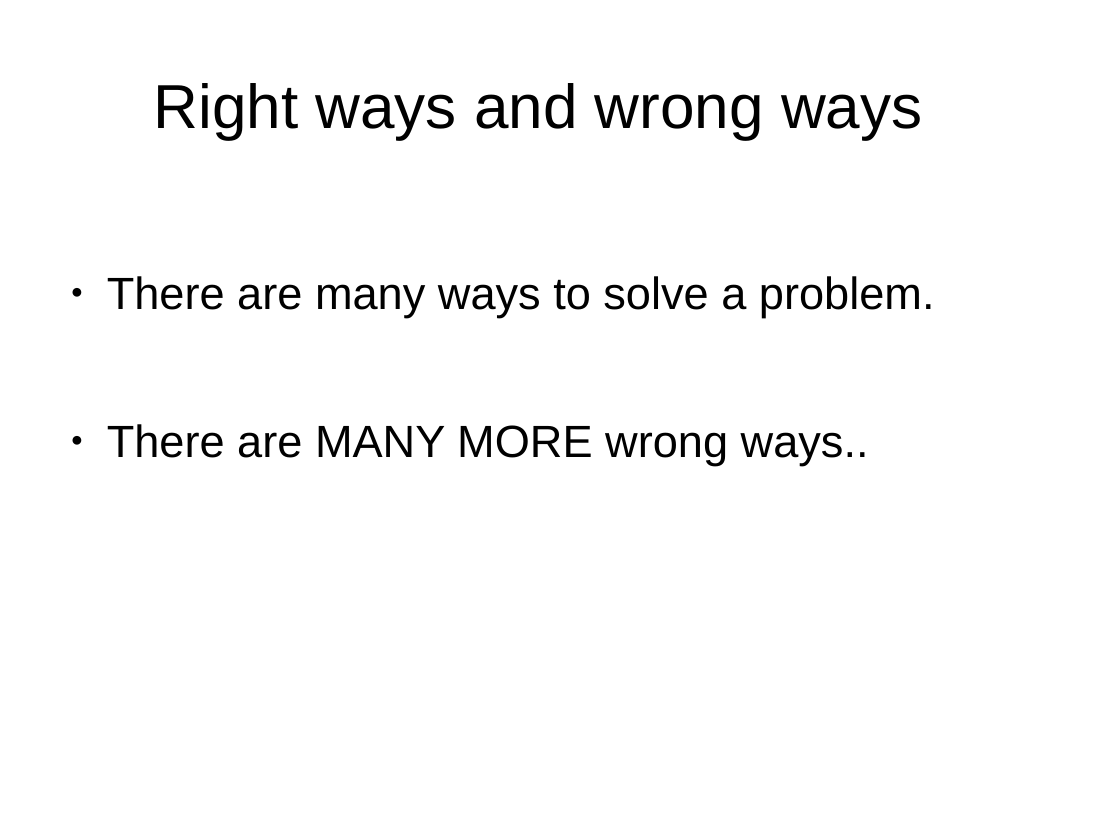
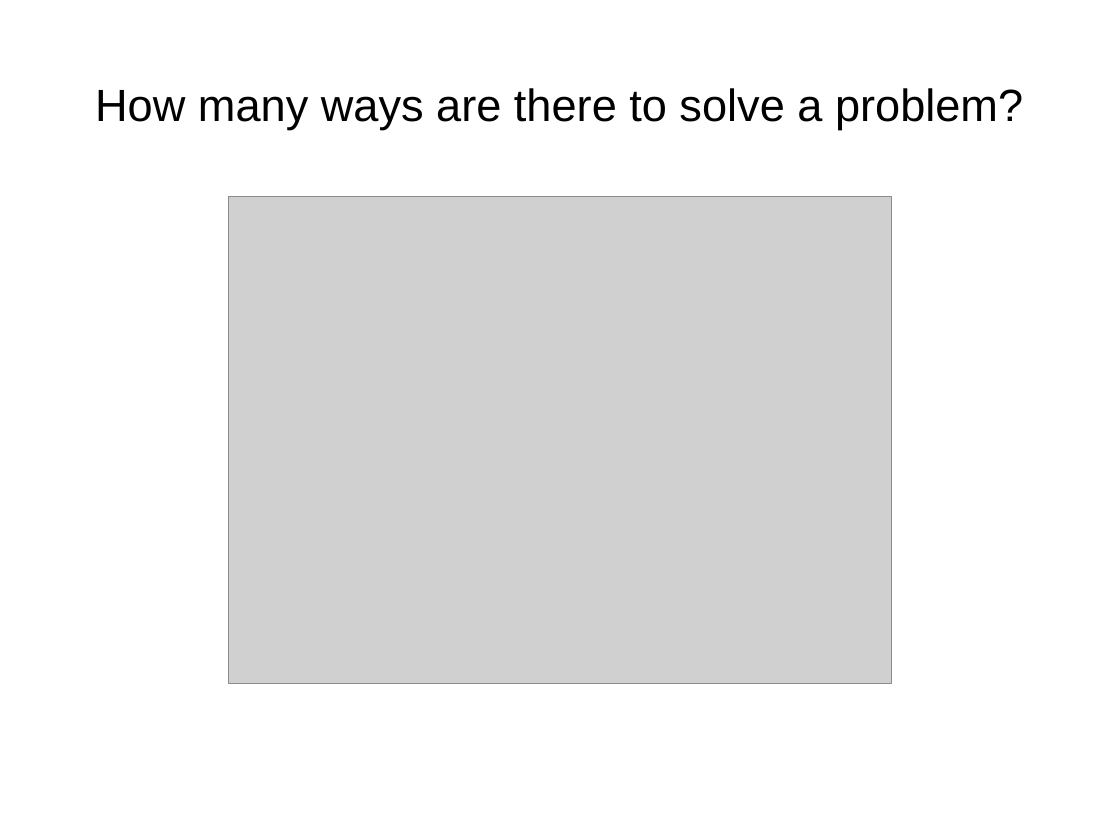
Before and after one commit to josh-mcq/code-eval, a slide deck: slide 3 of Toastmasters.odp. Drawn at 1120x840 pixels with LibreOffice and Linux fonts; fonts in the diff are those of the drawing; grey boxes stand for pictures. Boxes give left, top, right and bottom in pixels: in the first picture for what was removed or moved away, otherwise in the second. Text is boxed around its words. In the diff, an @@ line names an element or a change of style, - is before the commit and + after.

Commit message:
finished presentation

```diff
--- a/Toastmasters.odp
+++ b/Toastmasters.odp
@@ title at (95,88,1023,130): text changed; size 44 to 32 pt @@
-Right ways and wrong ways
+How many ways are there to solve a problem?
@@ picture added at (229,196,892,683) @@
@@ text removed at (107,276,935,466) @@
-● There are many ways to solve a problem.
-● There are MANY MORE wrong ways..
```
Also in this commit, not shown: 5 other slides changed, 8 slides added, 6 slides removed.
